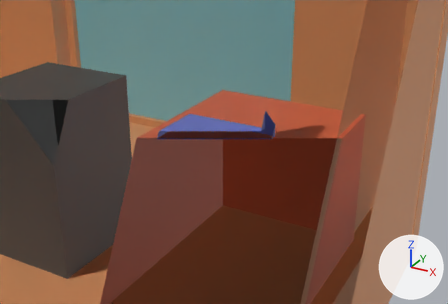
An edit to the FBX model Assets/FBX/Entorno/EntornoBase.fbx, drawn before and after from the same camera.
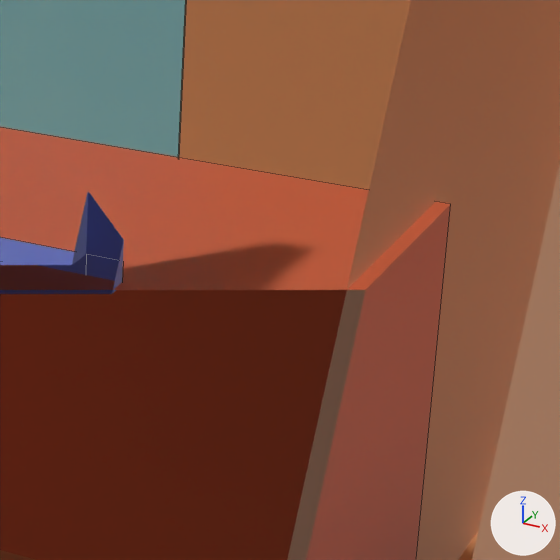
Each version is shown from a camera (50 mm lens) standing at (-4.829, 3.93, 2.048) and looking at (-6.149, 6.33, 0.847), then close up on the part from 54% to 88% of the width and 19% to 70% of the height. The axes (+X, +Y, +Z) are drawn at lower right. The lights are the same throughout. The close-ups show mesh edges as thin lines. Everything nearer to the camera than a plane just in front of the edit is cut away. Where no turn or scale is listed for an object, it has been applied to the vertices.

Objects in the first close-up: 'Mesa', 'ParedH2', 'ParedH3', 'Portatil', 'Ventanas'.
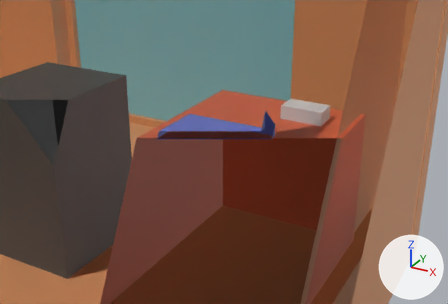
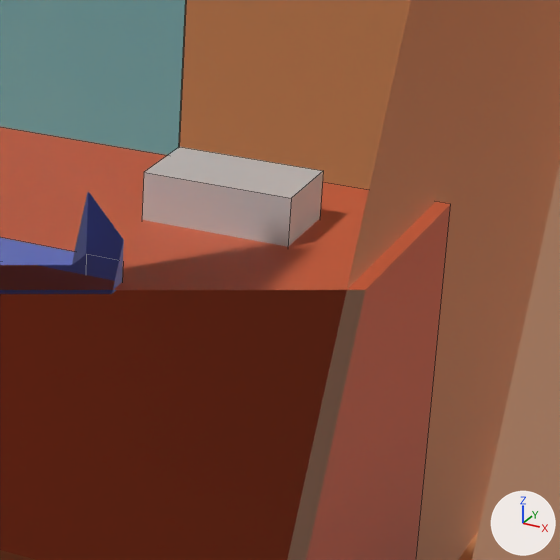
Commit message: Se me olvidó el teléfono

What differs and where, as boxes [x1, y1, x2, y2] in the close-ups (560 x 560 px):
'Telefono', added
    after: [142, 147, 323, 247]

The change in detail:
Mesh me_cube_059 is new.
It is a box spanning x -0.103..0.103, y -0.059..0.059, z -0.041..0.041.
Object 'Telefono' (ob_telefono) is new; it shows me_cube_059.
Its location is (-5.842, 6.583, 1.016).
